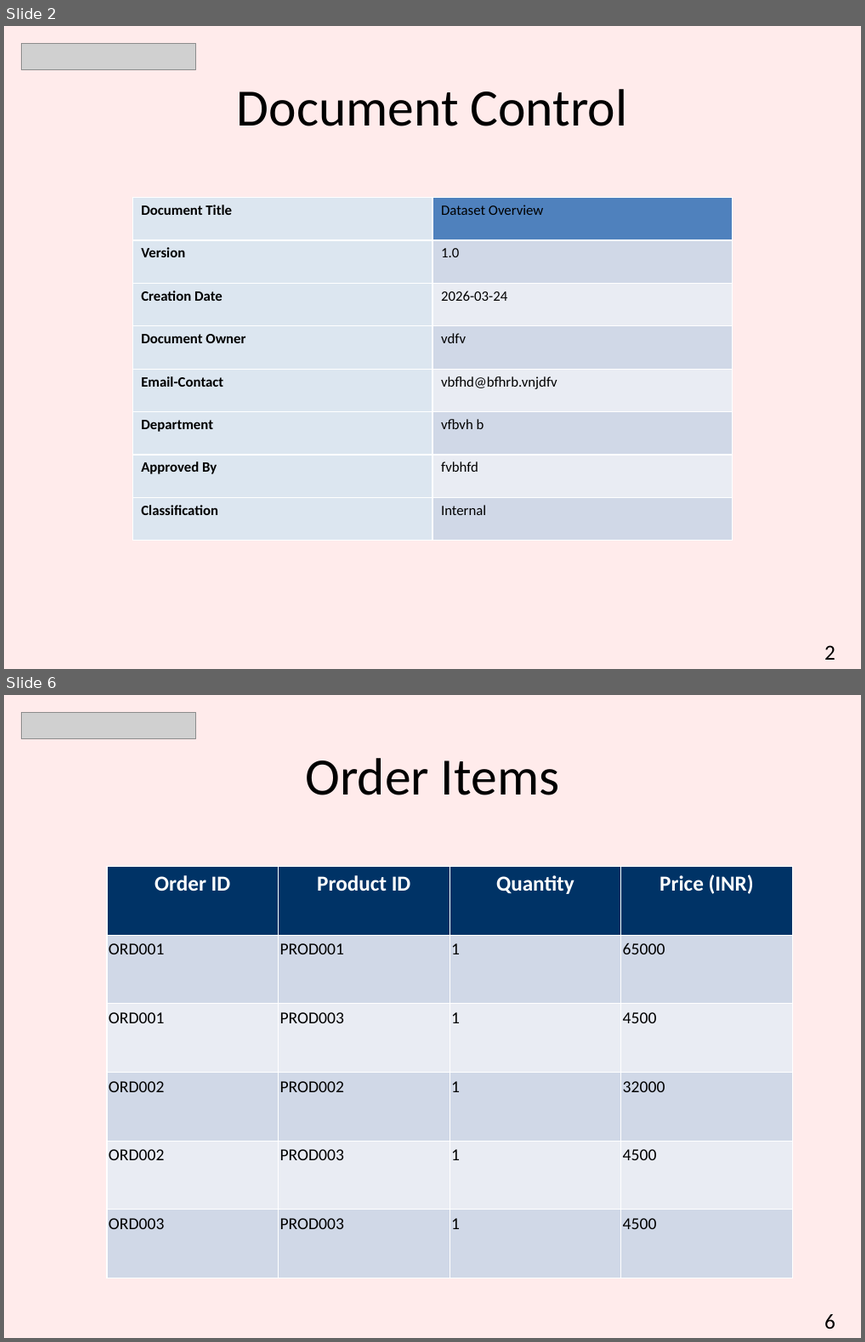
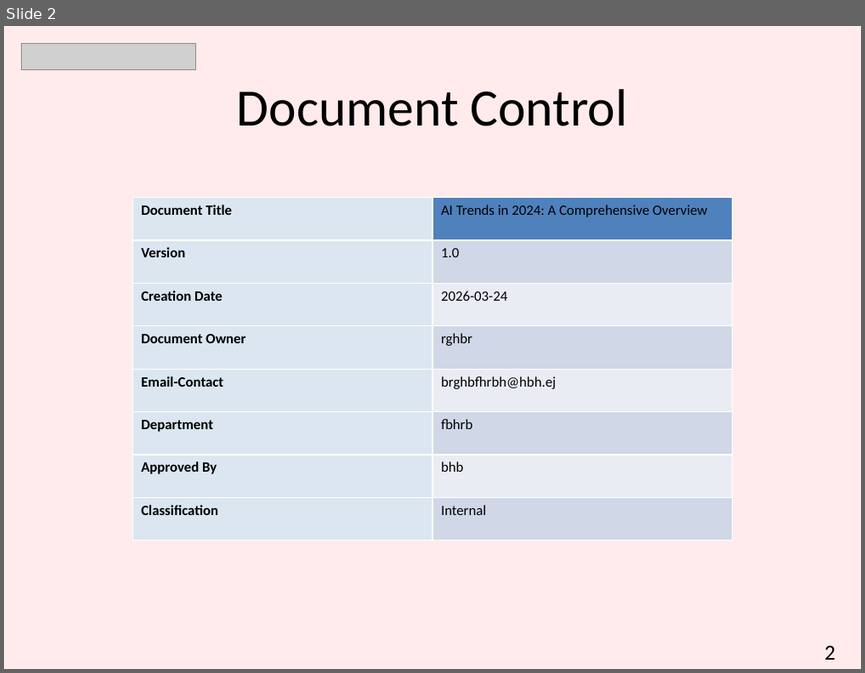
Before and after one commit to hetanshi511/CyberNexus, a slide deck: Backend/Presentation.pptx. Shown one above the other, each under a label of ours: slides 2 and 6 before the commit, slide 2 after it; the slides between them are not shown. The pictures are 865x1342 and 865x673 pixels, drawn with LibreOffice and Linux fonts; fonts in the diff are those of the drawing; grey boxes stand for pictures. Boxes give left, top, right and bottom in pixels: in the first picture for what was removed or moved away, otherwise in the second. Text is boxed around its words. In the diff, an @@ line names an element or a change of style, - is before the commit and + after.

```diff
--- a/Backend/Presentation.pptx
+++ b/Backend/Presentation.pptx
@@ slide 6 removed at <box>4,695,861,1338</box>, background #FFEBEB @@
@@ picture removed at <box>21,712,196,738</box> @@
@@ title removed at <box>305,758,559,795</box> @@
-Order Items
@@ table removed at <box>107,867,792,1277</box>, 6 rows, 4 columns @@
-Order ID | Product ID | Quantity | Price (INR)
-ORD001 | PROD001 | 1 | 65000
-ORD001 | PROD003 | 1 | 4500
-ORD002 | PROD002 | 1 | 32000
-ORD002 | PROD003 | 1 | 4500
-ORD003 | PROD003 | 1 | 4500
@@ text removed at <box>824,1314,835,1329</box> @@
-6
@@ slide 2 changed as well @@
@@ table at <box>132,198,732,540</box> @@
-row 1, column 2: Dataset Overview
+row 1, column 2: AI Trends in 2024: A Comprehensive Overview
-row 4, column 2: vdfv
+row 4, column 2: rghbr
-row 5, column 2: vbfhd@bfhrb.vnjdfv
+row 5, column 2: brghbfhrbh@hbh.ej
-row 6, column 2: vfbvh b
+row 6, column 2: fbhrb
-row 7, column 2: fvbhfd
+row 7, column 2: bhb
```
Also in this commit, not shown: 5 slides added, 6 other slides removed, 22 other files.
